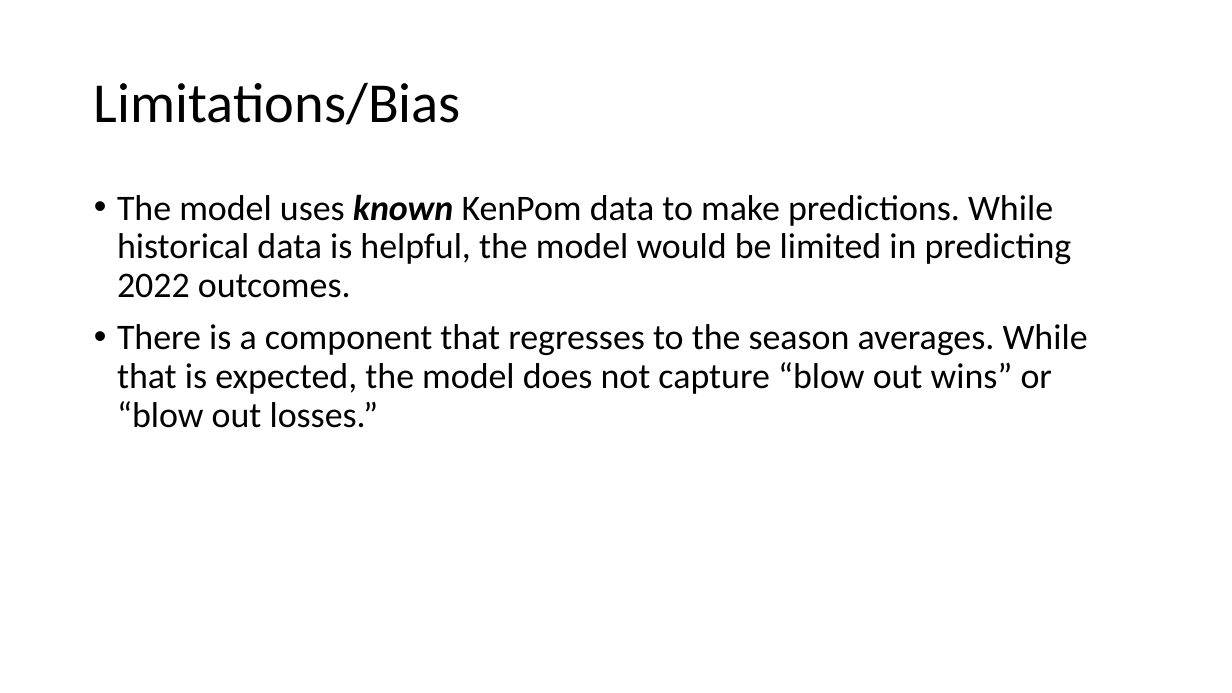
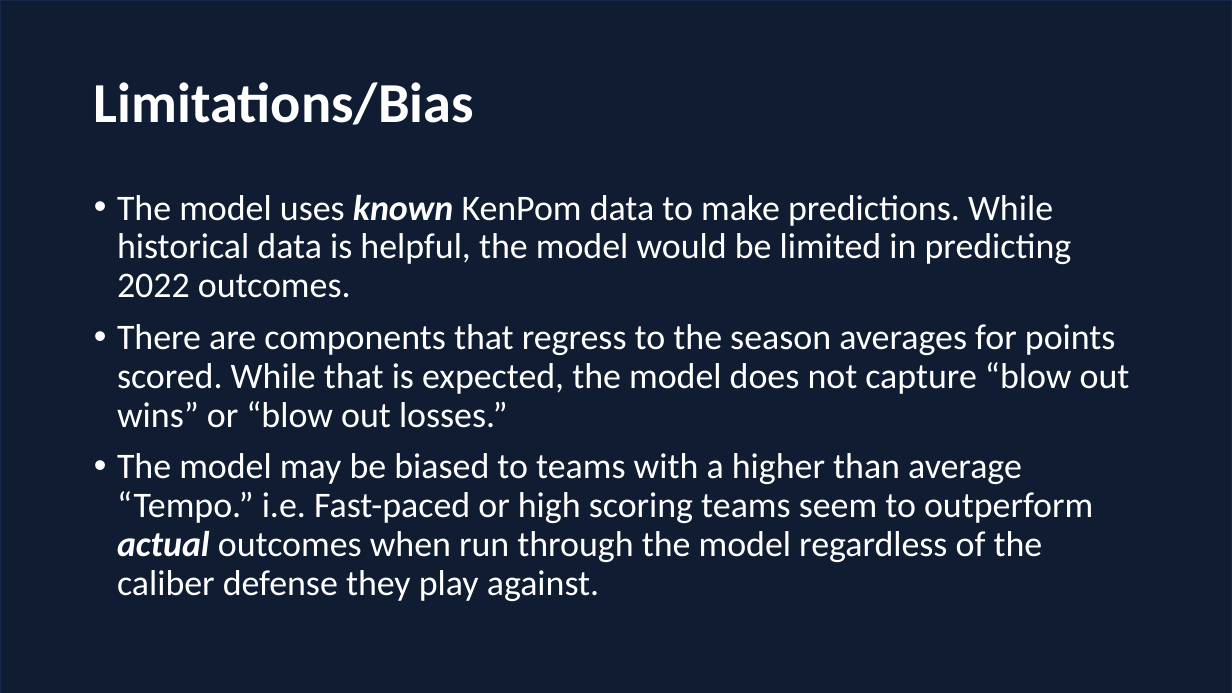
Before and after one commit to kriswasemiller/MM_NCAA_Capstone, a slide deck: slide 12 of Brett_branch/Madness_Power_Point.pptx (slide 9 before the commit). Drawn at 1232x693 pixels with LibreOffice and Linux fonts; fonts in the diff are those of the drawing; background and template pictures are left out; a plain dark background stands for a picture behind light text. Boxes give left, top, right and bottom in pixels: in the first picture for what was removed or moved away, otherwise in the second. Text is boxed around its words. In the diff, an @@ line names an element or a change of style, - is before the commit and + after.

Commit message:
Final PPT added

```diff
--- a/Brett_branch/Madness_Power_Point.pptx
+++ b/Brett_branch/Madness_Power_Point.pptx
@@ background #FFFFFF to picture (left out) @@
@@ rectangle added at [0,0,1232,693], fill #101C32, outline #17294A 1 pt @@
@@ title "Limitations/Bias" at [94,82,474,125]: text colour #000000 to #FFFFFF, bold on @@
@@ text at [117,194,1072,298]: text colour #000000 to #FFFFFF in "The model uses known KenPom data to ..." @@
@@ text at [117,324,1130,601]: text changed; text colour #000000 to #FFFFFF @@
-• There is a component that regresses to the season averages. While that is expected, the model does not capture “blow out wins” or “blow out losses.”
+• There are components that regress to the season averages for points scored. While that is expected, the model does not capture “blow out wins” or “blow out losses.”
+• The model may be biased to teams with a higher than average “Tempo.” i.e. Fast-paced or high scoring teams seem to outperform actual outcomes when run through the model regardless of the caliber defense they play against.
```
Also in this commit, not shown: 3 other slides changed, 7 slides added, 3 slides removed.
